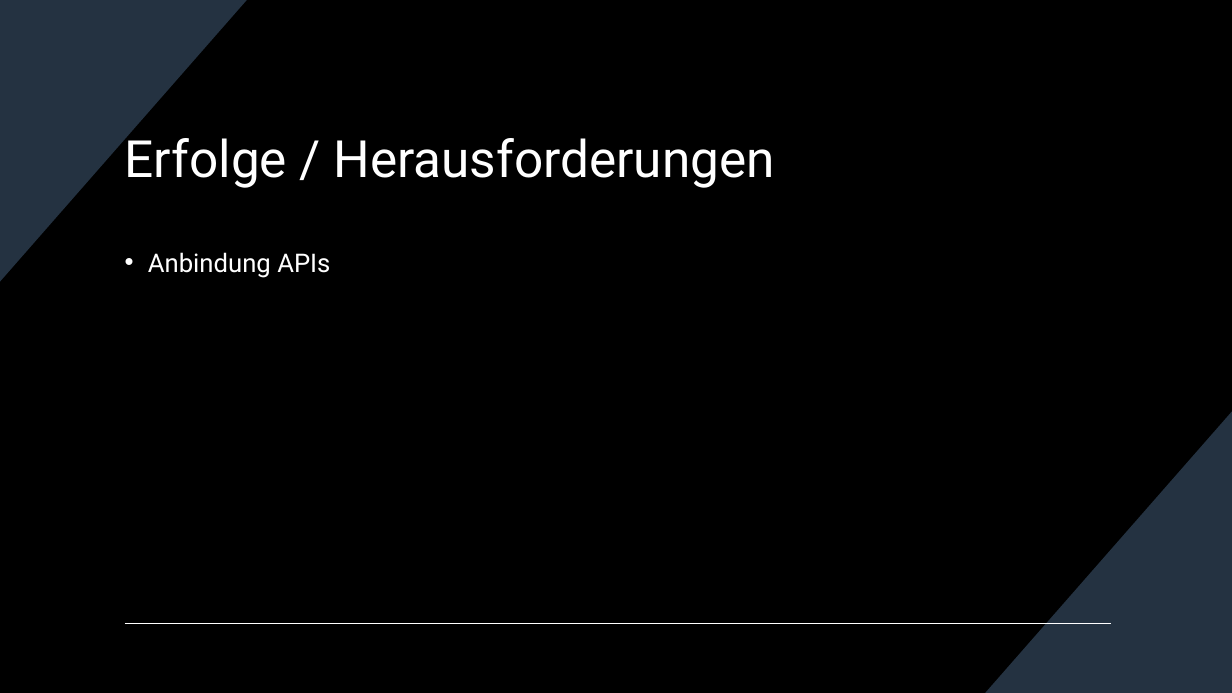
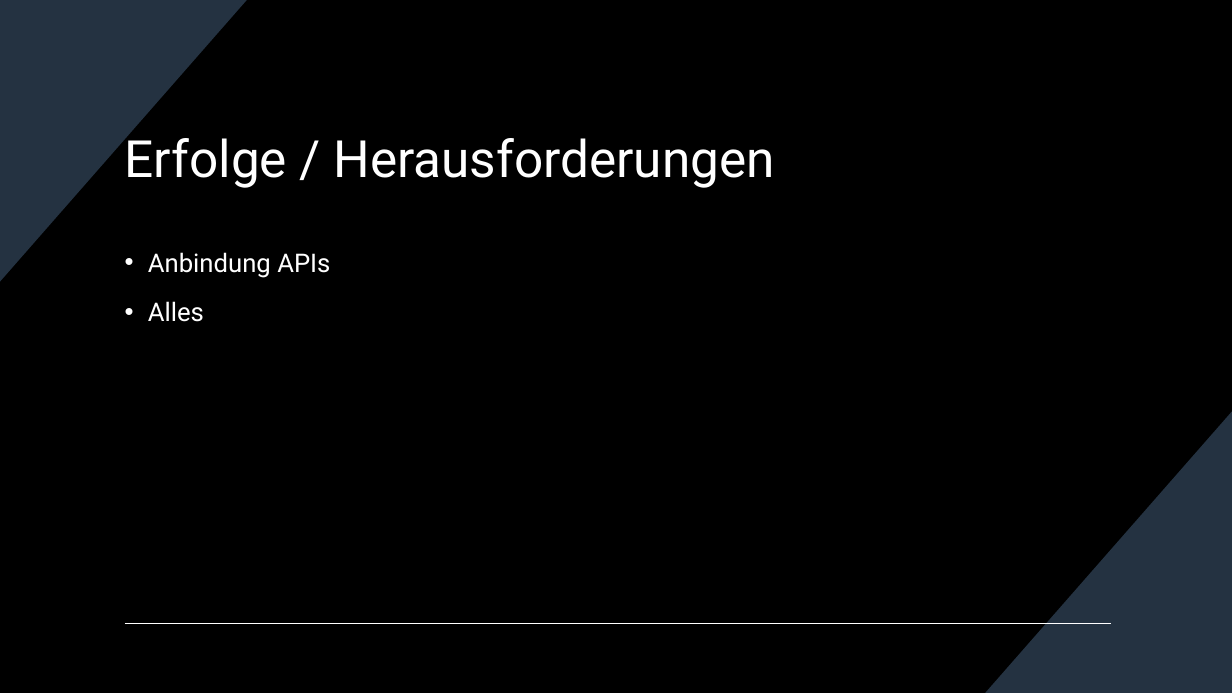
Before and after one commit to AaloFanaa/htldo5_swp, a slide deck: slide 6 of ScreenTale/Projektmanagement/Projekt Präsentationen/ScreenTale Zwischenpräsentation _14_02_2024.pptx. Drawn at 1232x693 pixels with LibreOffice and Linux fonts; fonts in the diff are those of the drawing. Boxes give left, top, right and bottom in pixels: in the first picture for what was removed or moved away, otherwise in the second. Text is boxed around its words. In the diff, an @@ line names an element or a change of style, - is before the commit and + after.

Commit message:
presentation

```diff
--- a/ScreenTale/Projektmanagement/Projekt Präsentationen/ScreenTale Zwischenpräsentation _14_02_2024.pptx
+++ b/ScreenTale/Projektmanagement/Projekt Präsentationen/ScreenTale Zwischenpräsentation _14_02_2024.pptx
@@ text at box(148, 301, 204, 322): paragraph added @@
+• Alles
```
Also in this commit, not shown: 1 other slide changed, 1 slide added, 1 slide removed, 1 other file.
